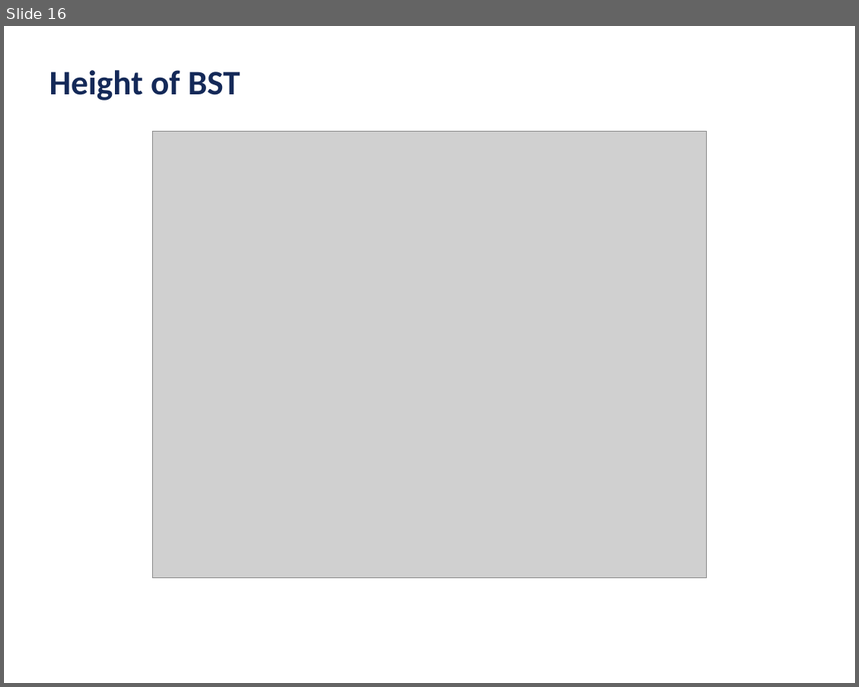
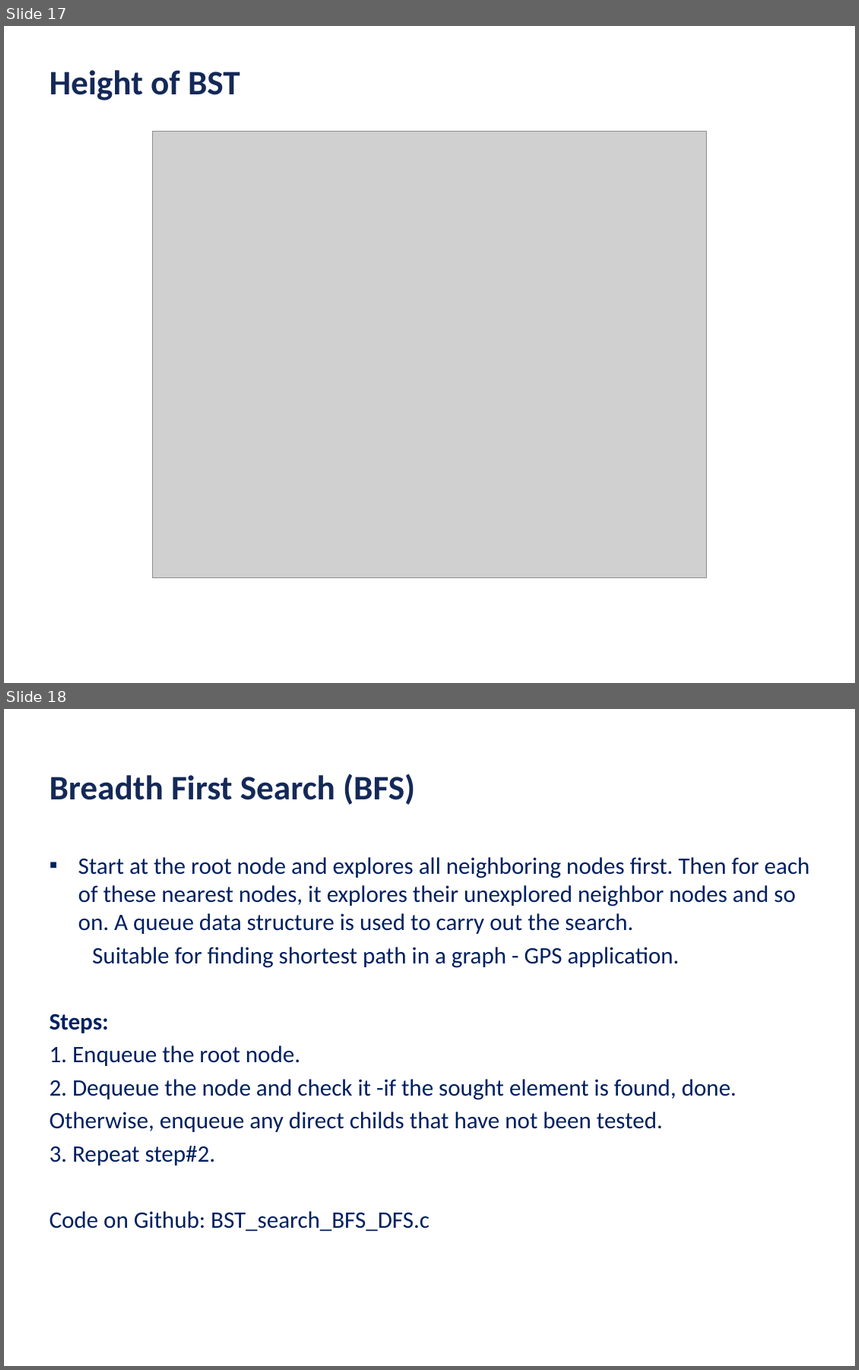
Before and after one commit to ubhowmik/ECE220_Fall2019, a slide deck: Lecture#21/Lecture_21_handout.pptx. Shown one above the other, each under a label of ours: slide 16 before the commit, slides 17 and 18 after it. The pictures are 859x687 and 859x1370 pixels, drawn with LibreOffice and Linux fonts; fonts in the diff are those of the drawing; grey boxes stand for pictures; background and template pictures are left out. Boxes give left, top, right and bottom in pixels: in the first picture for what was removed or moved away, otherwise in the second. Text is boxed around its words. In the diff, an @@ line names an element or a change of style, - is before the commit and + after.

```diff
--- a/Lecture#21/Lecture_21_handout.pptx
+++ b/Lecture#21/Lecture_21_handout.pptx
@@ slide 18 added at bbox=[4, 709, 855, 1366], background #FFFFFF @@
@@ text added at bbox=[50, 774, 415, 805], 32 pt, text #142958, bold @@
+Breadth First Search (BFS)
@@ text added at bbox=[50, 857, 810, 1232], 22 pt, text #002060 @@
+▪ Start at the root node and explores all neighboring nodes first. Then for each of these nearest nodes, it explores their unexplored neighbor nodes and so on. A queue data structure is used to carry out the search.
+Suitable for finding shortest path in a graph - GPS application.
+Steps:
+1. Enqueue the root node.
+2. Dequeue the node and check it -if the sought element is found, done.
+Otherwise, enqueue any direct childs that have not been tested.
+3. Repeat step#2.
+Code on Github: BST_search_BFS_DFS.c
@@ what was slide 16 is now slide 17 @@
```
Also in this commit, not shown: 2 other slides added, 2 other files.
